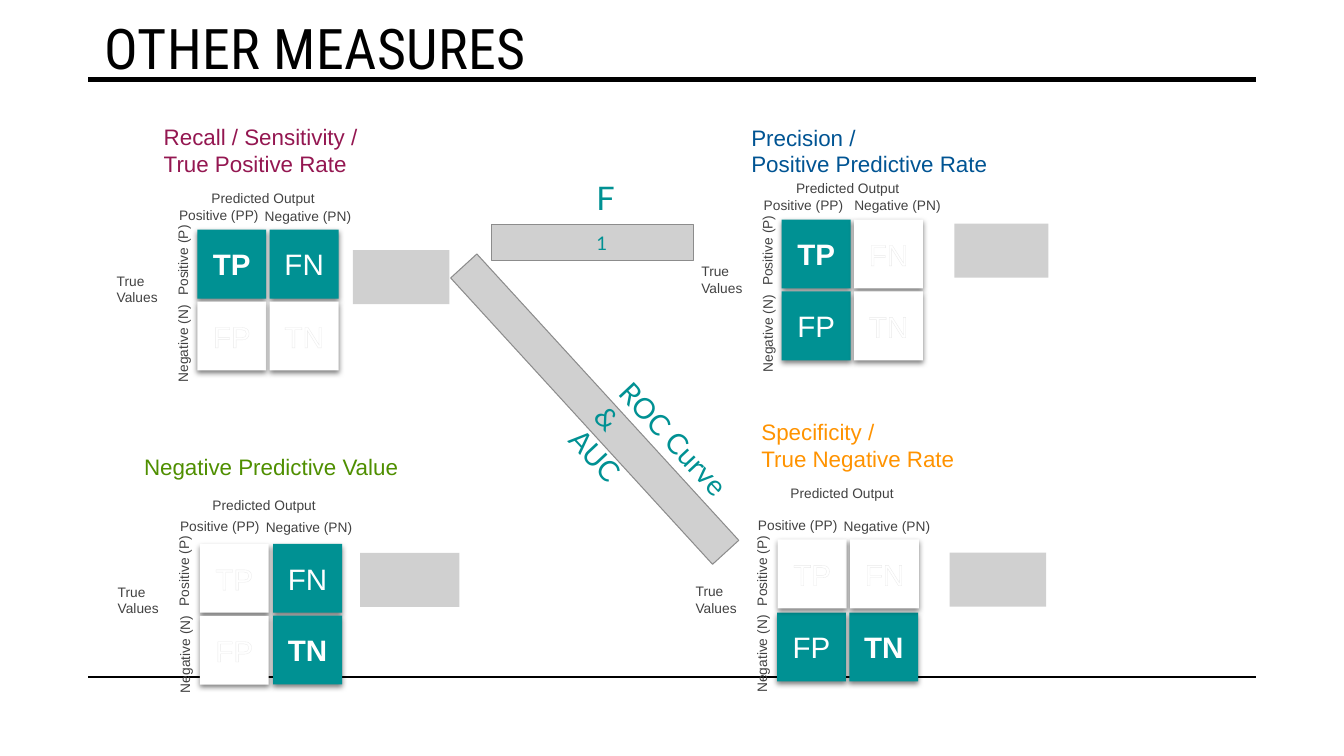
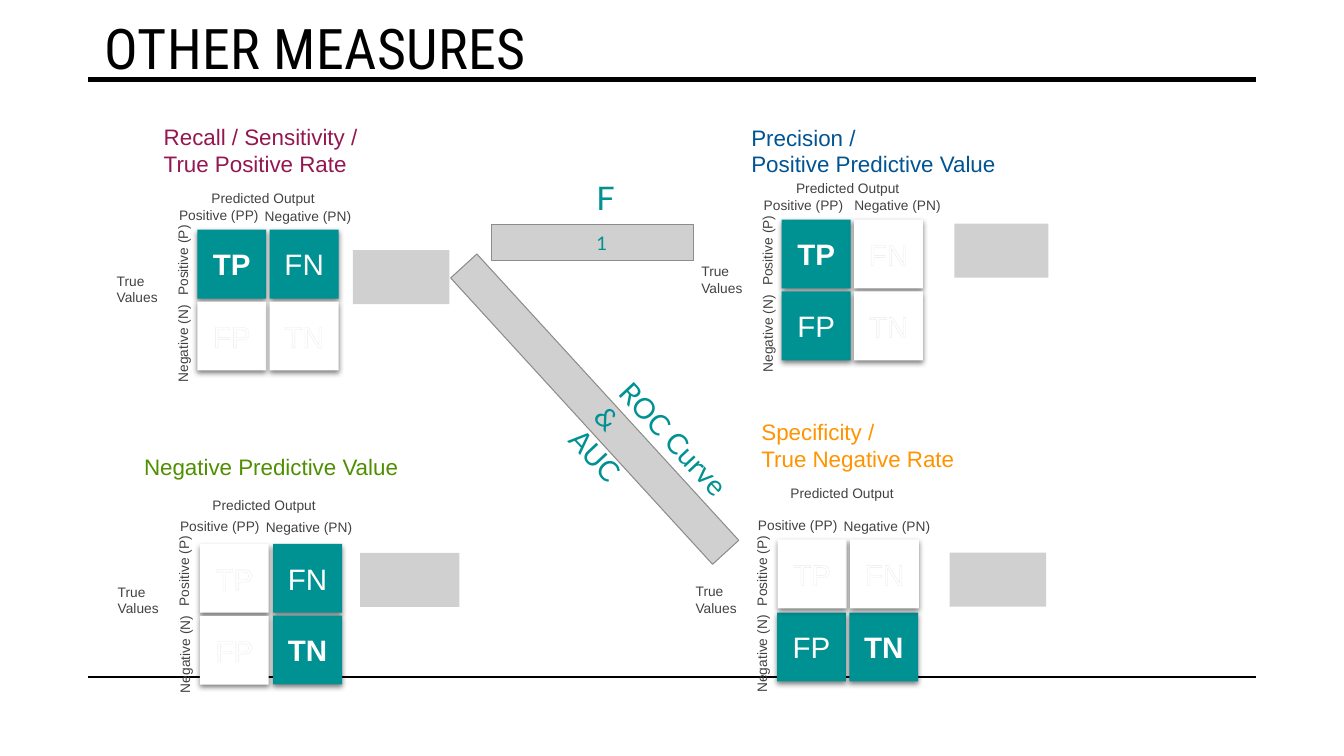
Before and after one commit to STAT-486-Fall-2026/course-content, a slide deck: slide 9 of slides/10-classification-metrics.pptx. Drawn at 1344x756 pixels with LibreOffice and Linux fonts; fonts in the diff are those of the drawing; grey boxes stand for pictures. Boxes give left, top, right and bottom in pixels: in the first picture for what was removed or moved away, otherwise in the second. Text is boxed around its words. In the diff, an @@ line names an element or a change of style, - is before the commit and + after.

```diff
--- a/slides/10-classification-metrics.pptx
+++ b/slides/10-classification-metrics.pptx
@@ text at [751,129,995,173]: text changed @@
-Precision /
-Positive Predictive Rate
+Precision /
+Positive Predictive Value
```
Also in this commit, not shown: 4 other slides changed, 3 slides added, 1 other file.
